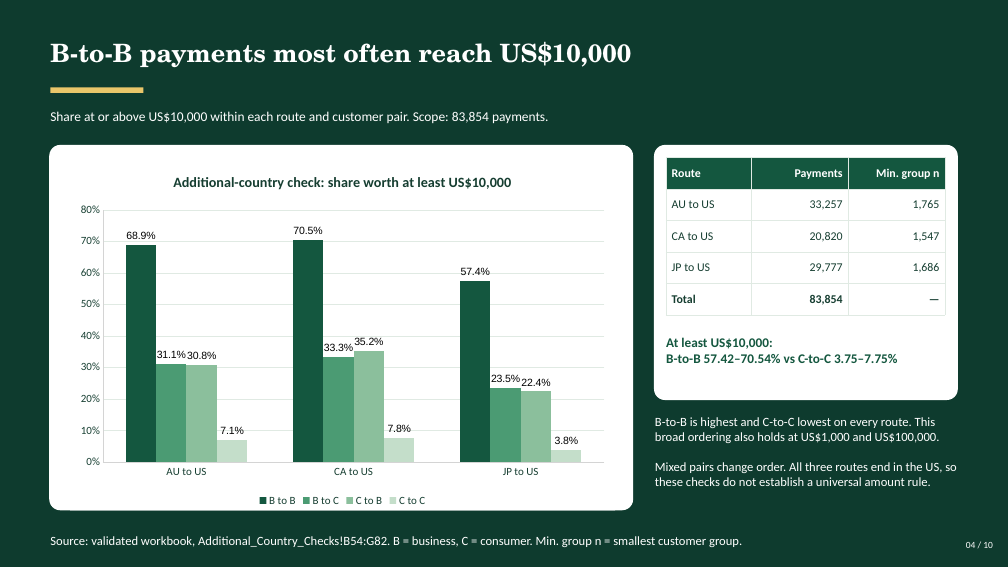
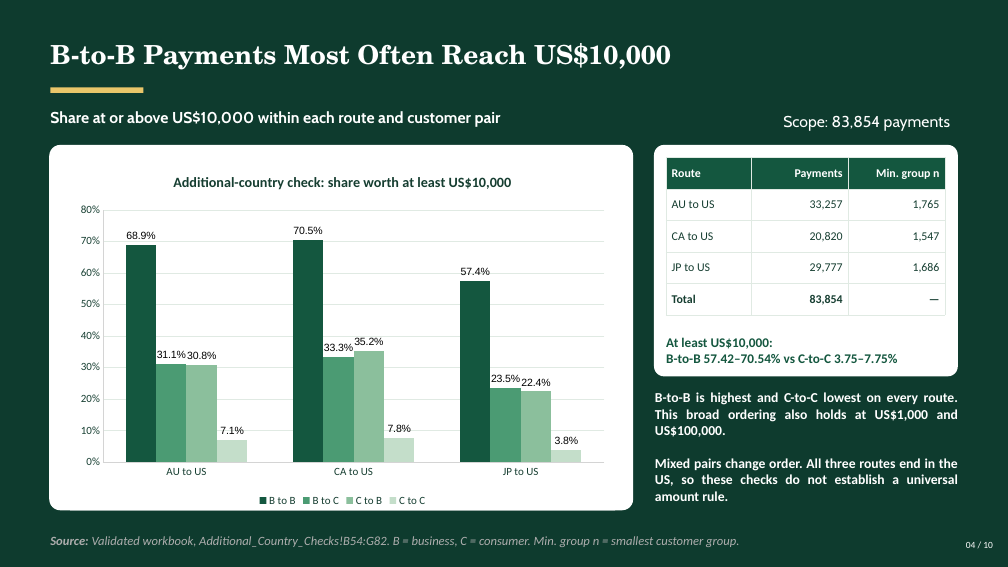
Before and after one commit to w313nnn/UMDAC-Datathon-2026, a slide deck: slide 4 of UMDAC_Combined_Findings.pptx. Drawn at 1008x567 pixels with LibreOffice and Linux fonts; fonts in the diff are those of the drawing. Boxes give left, top, right and bottom in pixels: in the first picture for what was removed or moved away, otherwise in the second. Text is boxed around its words. In the diff, an @@ line names an element or a change of style, - is before the commit and + after.

```diff
--- a/UMDAC_Combined_Findings.pptx
+++ b/UMDAC_Combined_Findings.pptx
@@ text at <box>50,43,671,70</box>: text changed; size 24 to 25 pt @@
-B-to-B payments most often reach US$10,000
+B-to-B Payments Most Often Reach US$10,000
@@ text at <box>50,111,501,127</box>: text changed; size 12.8 to 15 pt; font Calibri to Cabin; bold on @@
-Share at or above US$10,000 within each route and customer pair. Scope: 83,854 payments.
+Share at or above US$10,000 within each route and customer pair
@@ text added at <box>783,115,950,131</box>, 15 pt, text #FFFFFF @@
+Scope: 83,854 payments
@@ rounded rectangle: place and size @@
-rounded rectangle at <box>654,145,958,401</box>
+rounded rectangle at <box>654,145,958,377</box>
@@ text "B-to-B is highest and C-to-C ...": place and size @@
-text "B-to-B is highest and C-to-C ..." at <box>655,417,957,486</box>
+text "B-to-B is highest and C-to-C ..." at <box>655,392,958,501</box>
@@ text "B-to-B is highest and C-to-C ..." at <box>655,392,958,501</box>: size 12 to 13 pt, bold on; alignment left to justified @@
@@ text at <box>50,536,739,547</box>: text changed; text colour #FFFFFF to #AEAEAE; italic on @@
-Source: validated workbook, Additional_Country_Checks!B54:G82. B = business, C = consumer. Min. group n = smallest customer group.
+Source: Validated workbook, Additional_Country_Checks!B54:G82. B = business, C = consumer. Min. group n = smallest customer group.
```
Also in this commit, not shown: 9 other slides changed.
